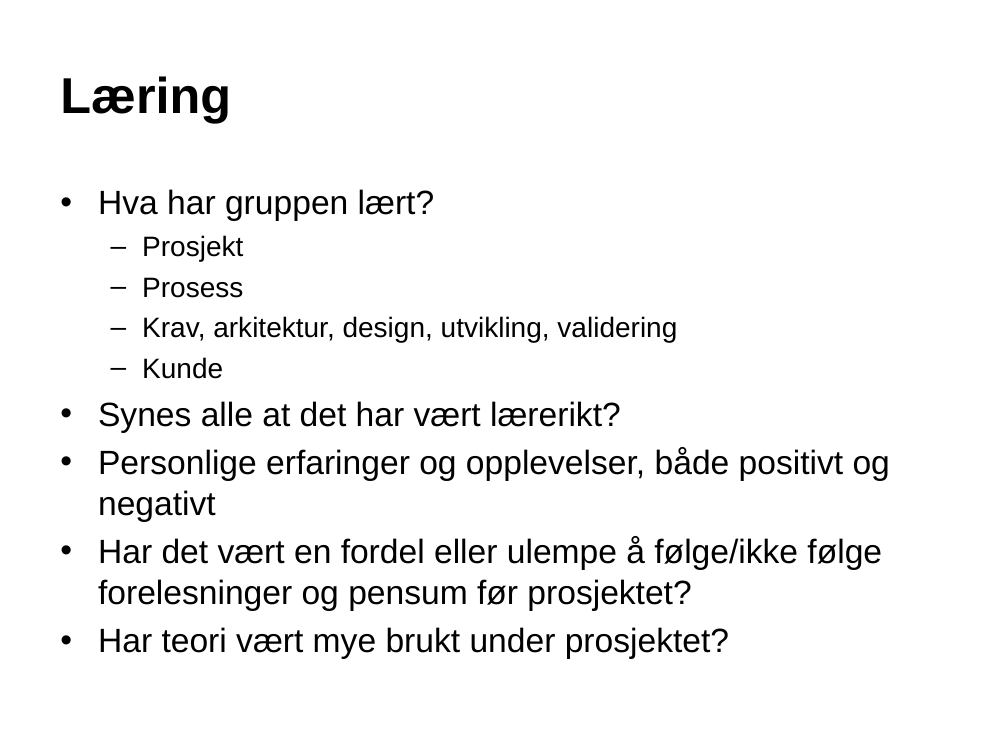
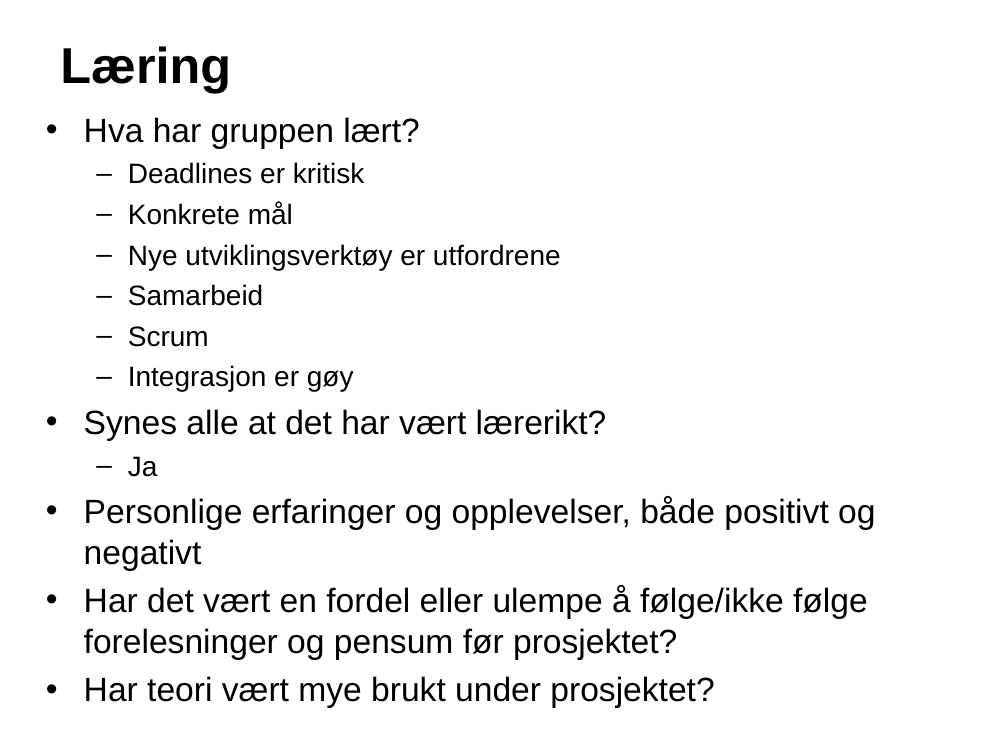
Before and after one commit to finninde/fellesprosjekt, a slide deck: slide 5 of presentasjon.ppt. Drawn at 1008x756 pixels with LibreOffice and Linux fonts; fonts in the diff are those of the drawing; background and template pictures are left out. Boxes give left, top, right and bottom in pixels: in the first picture for what was removed or moved away, otherwise in the second. Text is boxed around its words. In the diff, an @@ line names an element or a change of style, - is before the commit and + after.

Commit message:
Finished the presentation

```diff
--- a/presentasjon.ppt
+++ b/presentasjon.ppt
@@ title "Læring": place and size @@
-title "Læring" at (60, 76, 231, 123)
+title "Læring" at (60, 46, 231, 92)
@@ text "Hva har gruppen lært?": place and size @@
-text "Hva har gruppen lært?" at (98, 189, 890, 659)
+text "Hva har gruppen lært?" at (84, 117, 875, 708)
@@ text at (128, 162, 561, 391): text changed @@
-  – Prosjekt
-  – Prosess
-  – Krav, arkitektur, design, utvikling, validering
-  – Kunde
+  – Deadlines er kritisk
+  – Konkrete mål
+  – Nye utviklingsverktøy er utfordrene
+  – Samarbeid
+  – Scrum
+  – Integrasjon er gøy
@@ text at (128, 456, 158, 477): paragraph added @@
+  – Ja
```
Also in this commit, not shown: 4 other slides changed.
